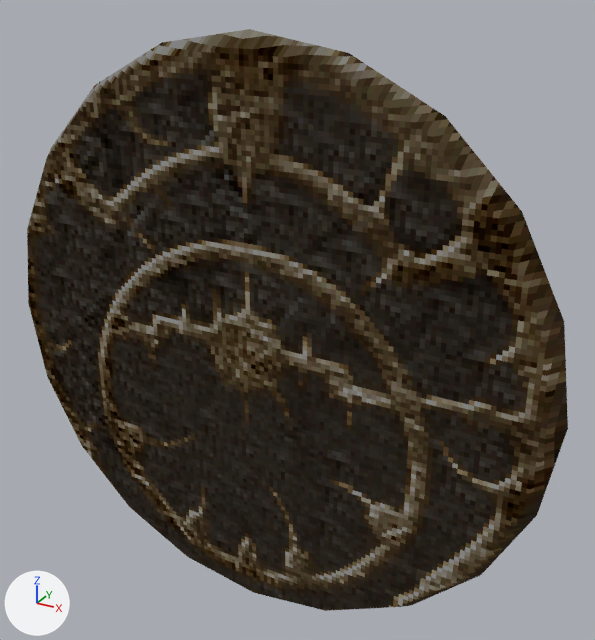
The glTF model public/assets/goldens/ps2_save-icons_prince-of-persiasot-00-0332.glb, before and after one commit.
Camera for both pictures: a camera (50 mm lens) standing at (2.76, -4.43, 5.03) and looking at (0.21, 0.22, 2.7). Arrows for +X, +Y and +Z are at lower left; the lights stay in place. The older version comes first. Vertices at exactly the same position are counted once.

Names of what the first picture shows: 'Prince Of PersiaSOT 00 (03:32)'.
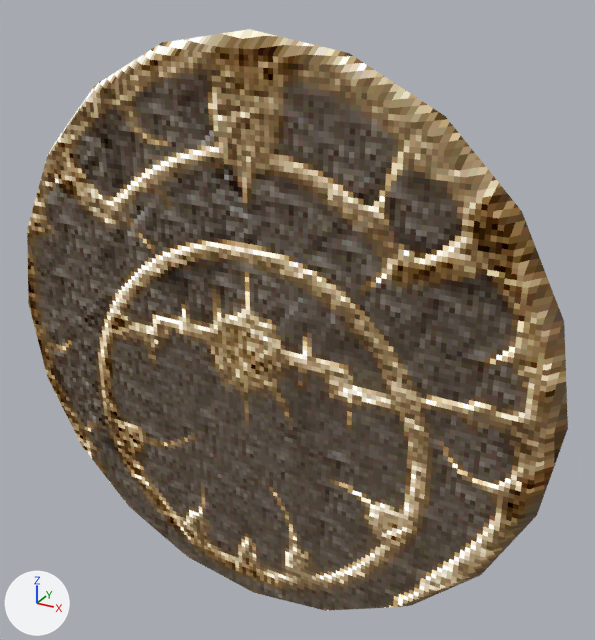
Pixel boxes (x1, y1, x2, y2) of what changed, in the pictures (595 x 640 px):
part 1 of me_prince_of_persiasot_00__03_32, recoloured (lighter)
    both: (27, 29, 568, 611)

The edits, one by one:
me_prince_of_persiasot_00__03_32 has 62 vertices, 120 faces and spans x -2.14..2.14, y -0.12..0.12, z 0.36..4.64.
me_prince_of_persiasot_00__03_32 is used by ob_prince_of_persiasot_00__03_32; location (0.0, 0.0, 0.0).
me_prince_of_persiasot_00__03_32 part 1: 120 faces centred in x -2.07..2.07, y -0.12..0.12, z 0.43..4.57 are repainted in the vertex colours; the middle colour goes from grey #818181 to white #ffffff.
